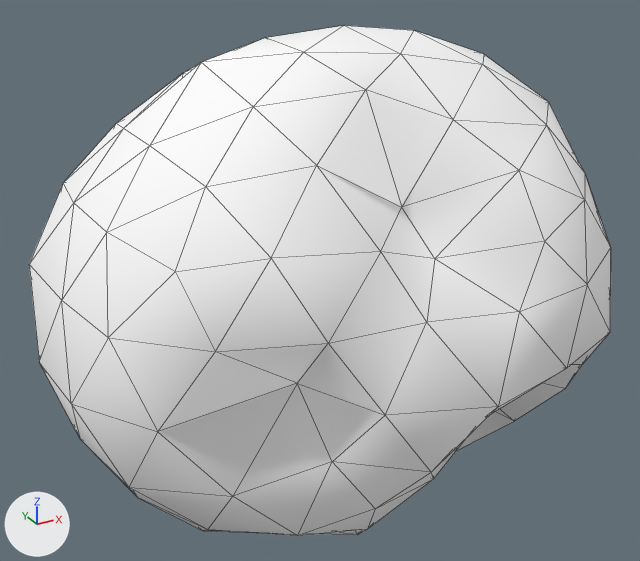
What one commit did to the glTF model assets/asteroids/asteroid_sml_07.glb.
Both versions are drawn from a 50 mm camera at (-1.73, -2.96, 1.56) aimed at (-0.09, 0.03, 0.06). Arrows for +X, +Y and +Z are at lower left; the lights stay in place. The first picture is the older version. Mesh edges are drawn as thin lines. Vertices at exactly the same position are counted once.

The first picture shows 'asteroid_sml_07'.
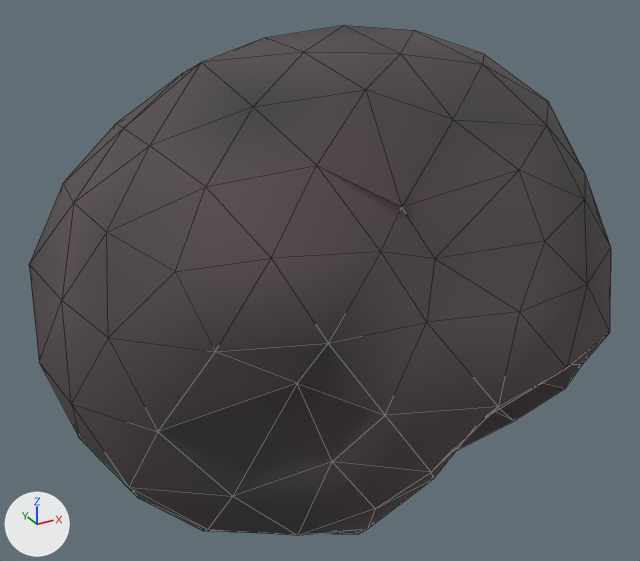
The change, as a diff of the scene's bpy script:
```diff
--- a/assets/asteroids/asteroid_sml_07.glb.py
+++ b/assets/asteroids/asteroid_sml_07.glb.py
@@ mat_rock_asteroid_sml_07 @@
 n0 = _N.new('ShaderNodeBsdfPrincipled'); n0.name = 'Principled BSDF'
-n0.inputs[0].default_value = (1.0, 1.0, 1.0, 1.0)  # 'Base Color', white #ffffff
-n0.inputs[1].default_value = 0.0172  # 'Metallic'
-n0.inputs[2].default_value = 0.892  # 'Roughness'
+n0.inputs[1].default_value = 0.0355  # 'Metallic'
+n0.inputs[2].default_value = 0.903  # 'Roughness'
 n1 = _N.new('ShaderNodeOutputMaterial'); n1.name = 'Material Output'
+n2 = _N.new('ShaderNodeVertexColor'); n2.name = 'Color Attribute'
 _L.new(n0.outputs[0], n1.inputs[0])  # 'BSDF' to 'Surface'
+_L.new(n2.outputs[0], n0.inputs[0])  # 'Color' to 'Base Color'
@@ me_icosphere @@
 me_icosphere.from_pydata(...)  # 162 vertices, 320 faces; spans x -1.26..1.23, y -1.04..0.99, z -1.03..1.1
 # used by ob_asteroid_sml_07; location = (0.0, 0.0, 0.0)
+# me_icosphere part 1: vertex colours changed
 me_icosphere.materials.append(mat_rock_asteroid_sml_07)
```

Changed parts and their boxes (x1, y1, x2, y2) in the pictures (640 x 561 px):
'asteroid_sml_07', recoloured (darker): (29, 26, 611, 535) in both
